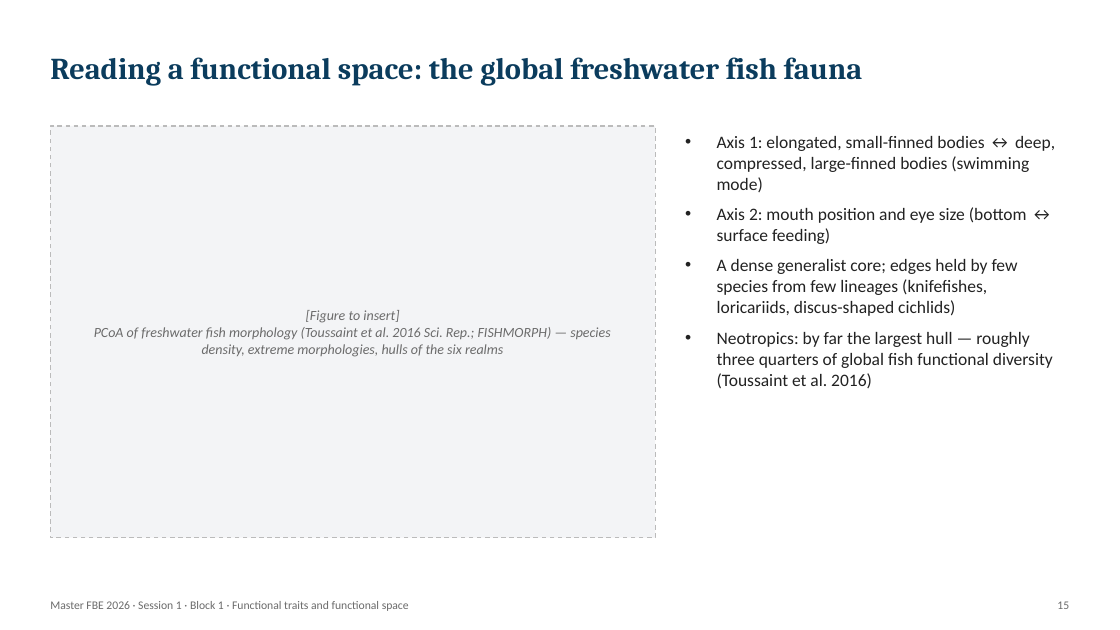
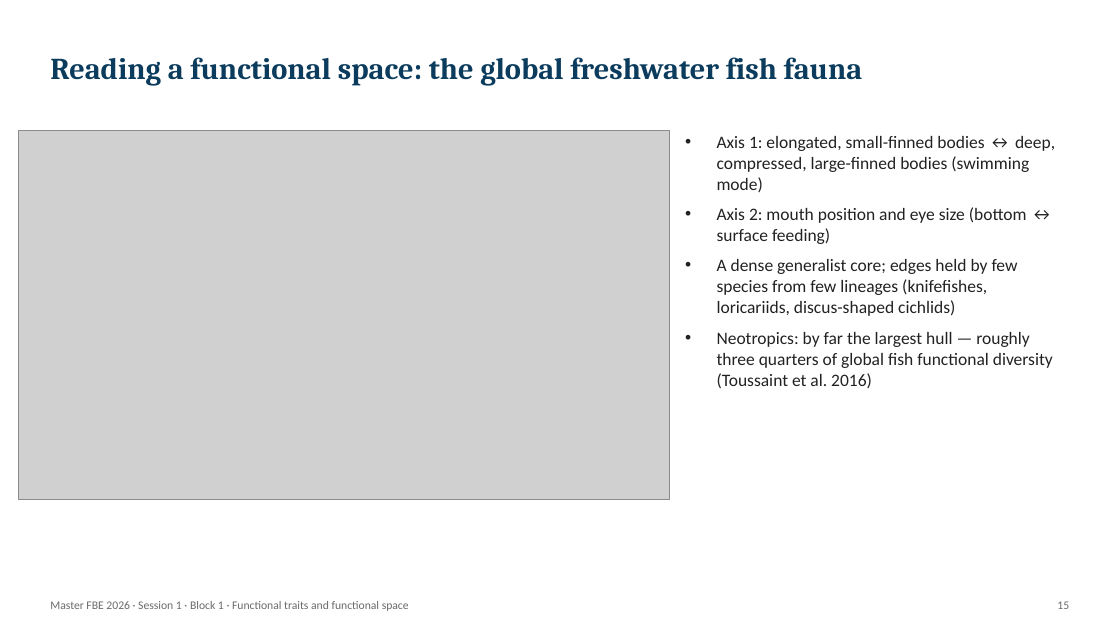
Before and after one commit to AureleToussaint/homepage, a slide deck: slide 11 of data/courses/FBE_2026/slides/FBE_2026_01_Block1_Traits_and_Functional_Space.pptx. Drawn at 1120x630 pixels with LibreOffice and Linux fonts; fonts in the diff are those of the drawing; grey boxes stand for pictures. Boxes give left, top, right and bottom in pixels: in the first picture for what was removed or moved away, otherwise in the second. Text is boxed around its words. In the diff, an @@ line names an element or a change of style, - is before the commit and + after.

```diff
--- a/data/courses/FBE_2026/slides/FBE_2026_01_Block1_Traits_and_Functional_Space.pptx
+++ b/data/courses/FBE_2026/slides/FBE_2026_01_Block1_Traits_and_Functional_Space.pptx
@@ picture added at (x1=18, y1=131, x2=670, y2=500) @@
@@ rectangle removed at (x1=50, y1=126, x2=655, y2=538) @@
@@ text removed at (x1=94, y1=310, x2=610, y2=357) @@
-[Figure to insert]
-PCoA of freshwater fish morphology (Toussaint et al. 2016 Sci. Rep.; FISHMORPH) — species density, extreme morphologies, hulls of the six realms
```
Also in this commit, not shown: 8 other slides changed, 6 other files.
